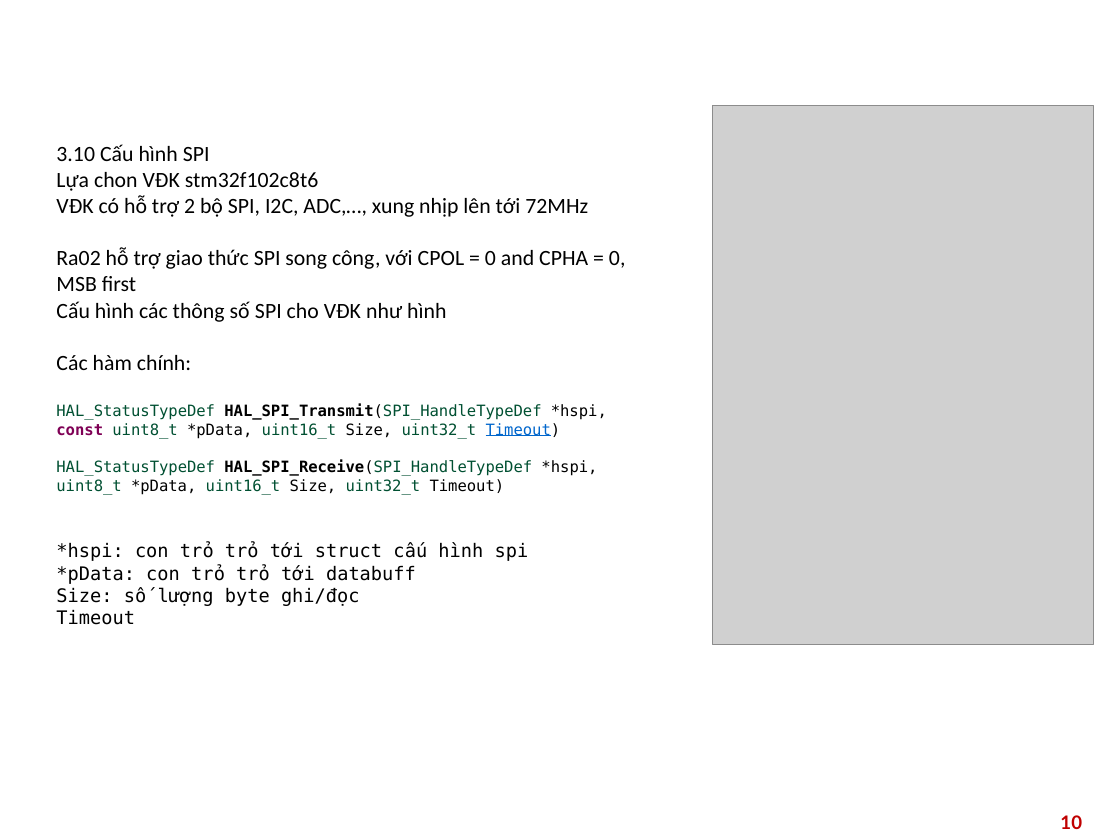
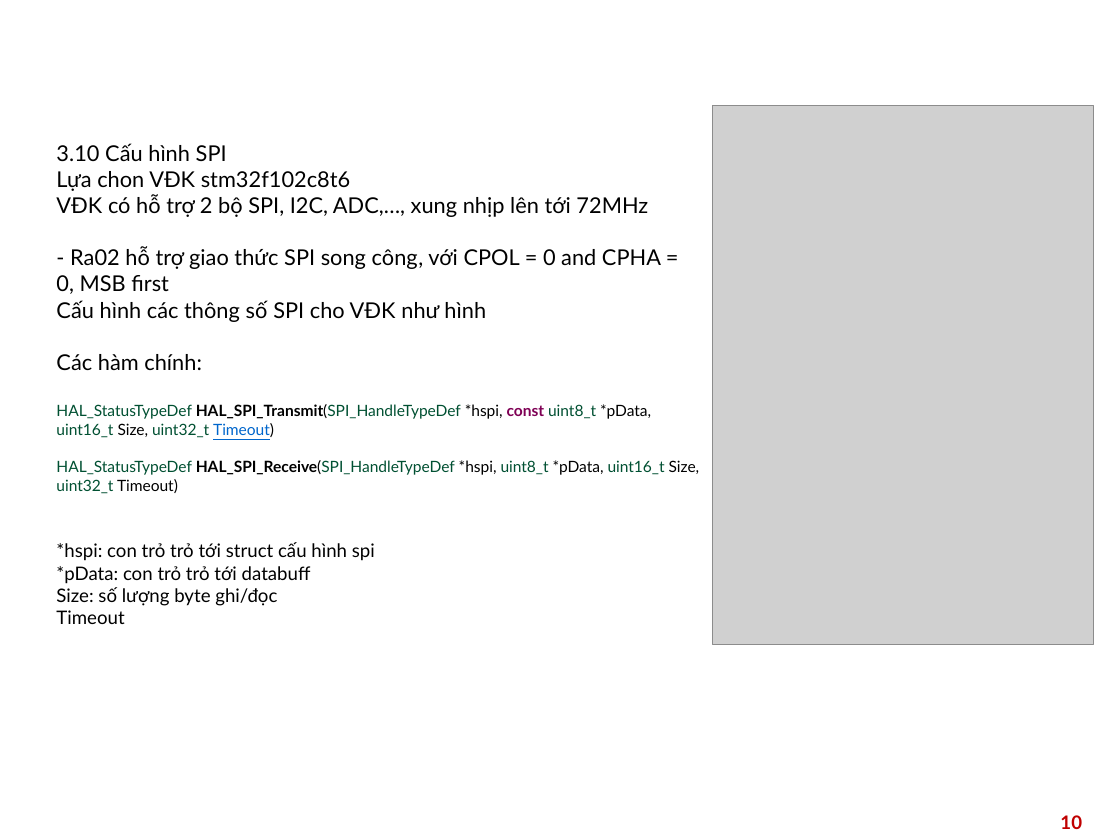
Before and after one commit to NQAnh2425/SmartGarden, a slide deck: slide 10 of smart_garden_report/LoRa_SX1278_guide.pptx. Drawn at 1120x840 pixels with LibreOffice and Linux fonts; fonts in the diff are those of the drawing; grey boxes stand for pictures; background and template pictures are left out. Boxes give left, top, right and bottom in pixels: in the first picture for what was removed or moved away, otherwise in the second. Text is boxed around its words. In the diff, an @@ line names an element or a change of style, - is before the commit and + after.

```diff
--- a/smart_garden_report/LoRa_SX1278_guide.pptx
+++ b/smart_garden_report/LoRa_SX1278_guide.pptx
@@ text at (56,143,700,624): font Calibri to Lato in "3.10 Cấu hình SPI", "Lựa chon VĐK stm32f102c8t6", "VĐK có hỗ trợ 2 bộ SPI, ...", "Các hàm chính:"; font DejaVu Sans Mono to Lato in "HAL_StatusTypeDef HAL_SPI_Transmit(SPI_HandleTypeDef *hspi,  ...", "HAL_StatusTypeDef HAL_SPI_Receive(SPI_HandleTypeDef *hspi, u ...", "*hspi: con trỏ trỏ tới struct cấu ...", "*pData: con trỏ trỏ tới databuff" and 2 more places @@
@@ text at (56,246,661,318): text changed; font Calibri to Lato @@
-Ra02 hỗ trợ giao thức SPI song công, với CPOL = 0 and CPHA = 0, MSB first
-Cấu hình các thông số SPI cho VĐK như hình
+- Ra02 hỗ trợ giao thức SPI song công, với CPOL = 0 and CPHA = 0, MSB first
+Cấu hình các thông số SPI cho VĐK như hình
```
Also in this commit, not shown: 14 other slides changed, 2 slides added, 1 slide removed.
